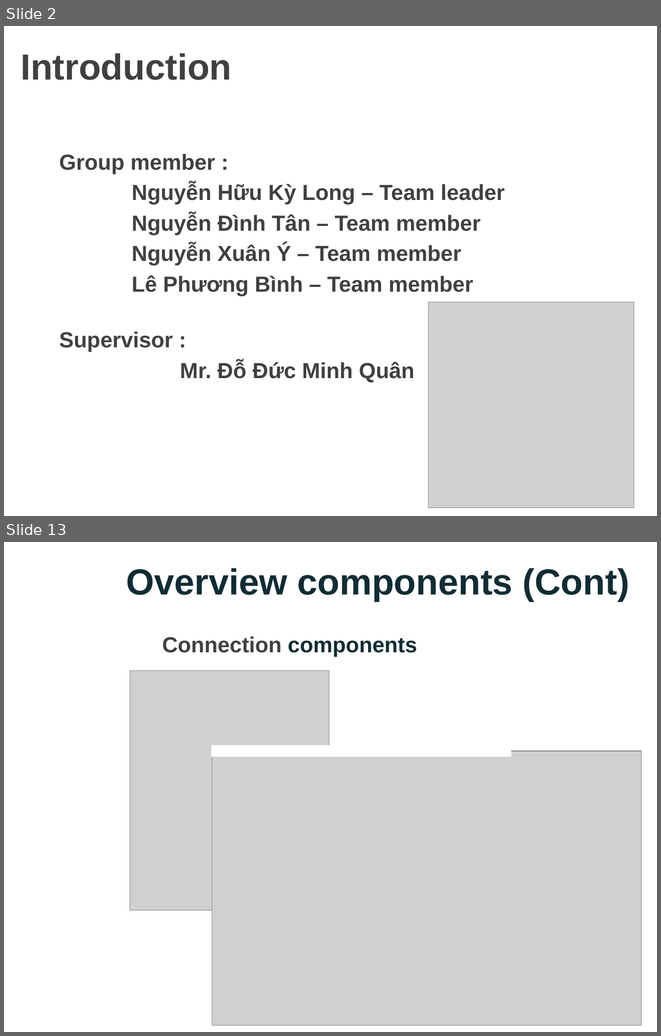
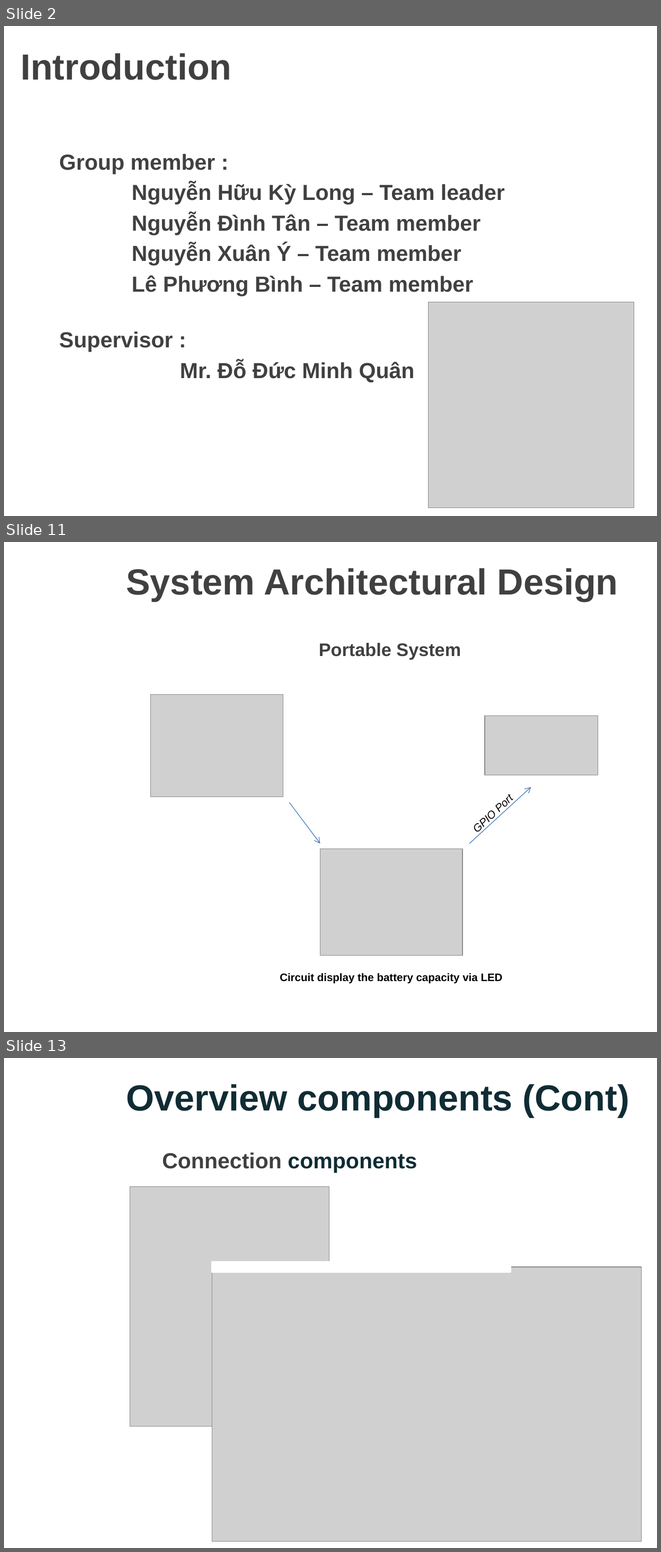
Before and after one commit to nicknguyen071093/CapstoneProject, a slide deck: Thuyettrinh/PPGroup 5.pptx. Shown one above the other, each under a label of ours: slides 2 and 13 before the commit, slides 2, 11 and 13 after it; the slides between them are not shown. The pictures are 661x1036 and 661x1552 pixels, drawn with LibreOffice and Linux fonts; fonts in the diff are those of the drawing; grey boxes stand for pictures; background and template pictures are left out. Boxes give left, top, right and bottom in pixels: in the first picture for what was removed or moved away, otherwise in the second. Text is boxed around its words. In the diff, an @@ line names an element or a change of style, - is before the commit and + after.

```diff
--- a/Thuyettrinh/PPGroup 5.pptx
+++ b/Thuyettrinh/PPGroup 5.pptx
@@ slide 11 added at (4, 542, 657, 1032), background picture (left out) @@
@@ title added at (126, 568, 618, 601), 40 pt, text #404040, bold @@
+System Architectural Design
@@ text added at (319, 643, 461, 660), 20 pt, text #404040, bold @@
+Portable System
@@ picture added at (150, 694, 283, 796) @@
@@ picture added at (485, 716, 598, 775) @@
@@ text added at (457, 779, 528, 847), 12 pt, text #000000, italic @@
+GPIO Port
@@ arrow added from (469, 844) to (531, 787), #4B7EBC 0.75 pt @@
@@ arrow added from (289, 803) to (320, 844), #4B7EBC 0.75 pt @@
@@ picture added at (320, 848, 462, 955) @@
@@ text added at (280, 973, 503, 983), 12 pt, text #000000, bold @@
+Circuit display the battery capacity via LED
```
Also in this commit, not shown: 10 slides changed, 17 other slides added, 5 slides removed.
